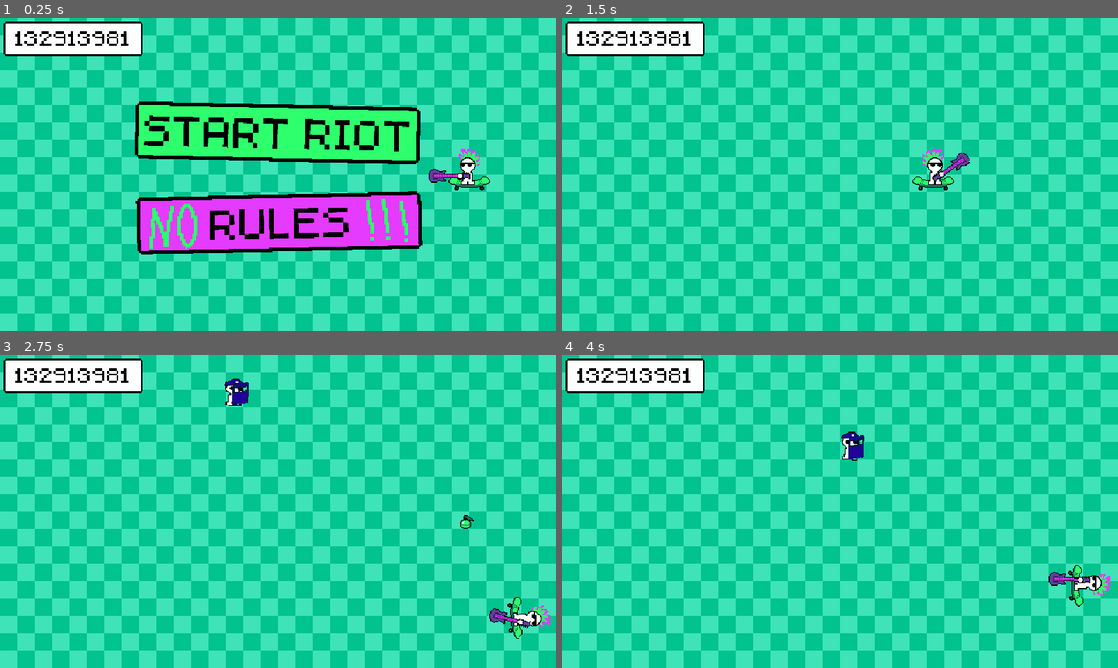
Above: before the commit, frames 1-4 (two rows, left to right).
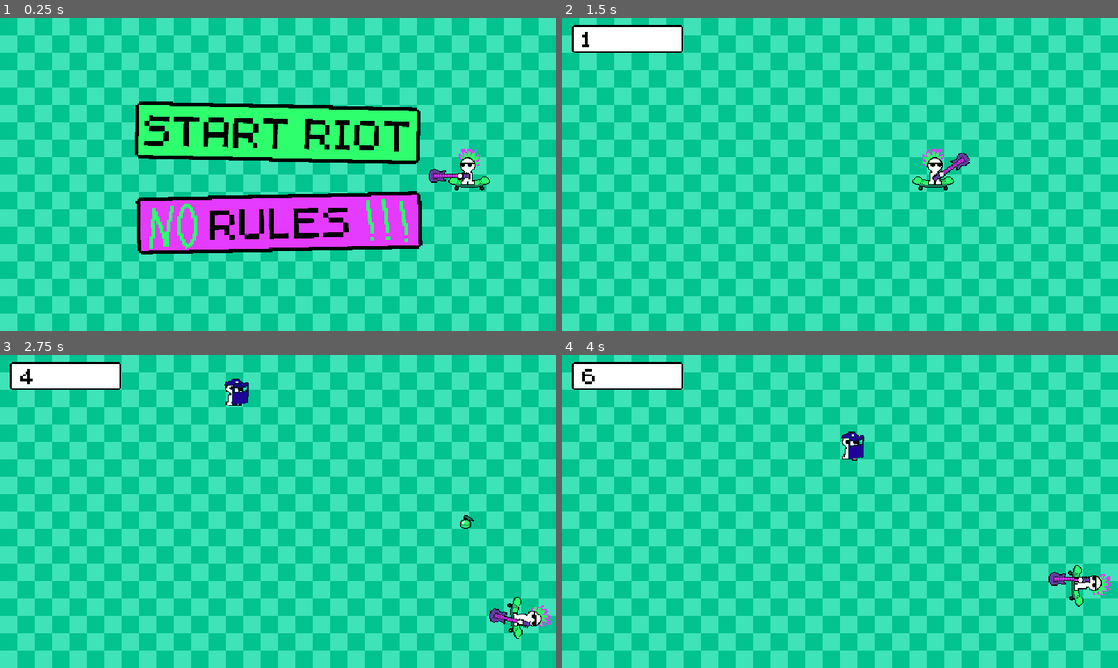
Above: after the commit, the same moments.

Repository: KyleTiley/PlayfulAnarchy
Game: Godot game, scene res://main.tscn
Same seed, same stepped clock (60 frames per second), same inputs: the game is played once before the commit and once after it.
Inputs (mouse positions are in pixels of both pictures, inside the frame that each line leads up to):
- Up to frame 1 (0.25 s): no input
- Up to frame 2 (1.5 s): click "START RIOT" at 0.5 s; move the mouse to (962, 158) at 1.27 s; hold D (right_input) from 1.28 s (still down)
- Up to frame 3 (2.75 s): move the mouse to (166, 527) at 2.02 s; release D (right_input) at 2.03 s; hold S (down_input) from 2.03 s (still down)
- Up to frame 4 (4 s): move the mouse to (895, 442) at 2.77 s; release S (down_input) at 2.78 s; hold D (right_input) 2.78-3.53 s; move the mouse to (812, 574) at 3.52 s; hold W (up_input) from 3.53 s (still down)

The runs differ from the first frame. In frame 1, 2.8% of the frame differs, in the area x 0-26%, y 1-13%; in frame 2, 1.6%; in frame 3, 1.6%; in frame 4, 1.6%.

Commit message:
score basics in

Diff:
--- a/Enemies/Cop.gd
+++ b/Enemies/Cop.gd
@@ -18,6 +18,7 @@
 	if area.get_parent().name == "Guitar":
 		knock_back(area)
 		$Area2D/CollisionShape2D.set_deferred("disabled", true)
+		Game.score += 10
 		await get_tree().create_timer(0.3).timeout
 		self.queue_free()
 	if area.get_parent().name == "Skateboard":
--- a/Enemies/RiotCop.gd
+++ b/Enemies/RiotCop.gd
@@ -23,6 +23,7 @@
 			return
 		knock_back(area)
 		$Area2D/CollisionShape2D.set_deferred("disabled", true)
+		Game.score += 50
 		await get_tree().create_timer(0.3).timeout
 		self.queue_free()
 	if area.get_parent().name == "Skateboard":
--- a/Game.gd
+++ b/Game.gd
@@ -1,4 +1,6 @@
 extends Node2D
+
+var score = 0
 
 signal StartGame
 signal EndGame
--- /dev/null
+++ b/GameUI.gd
@@ -0,0 +1,7 @@
+extends Control
+
+func _ready():
+	$Score/Label.text = str(Game.score)
+
+func _process(_delta):
+	$Score/Label.text = str(Game.score)
--- a/Menu.gd
+++ b/Menu.gd
@@ -2,6 +2,7 @@
 
 func _on_play_button_pressed():
 	self.hide()
+	$"../Game/GameUI".show()
 
 func _on_rules_button_pressed():
 	$Rules.show()
--- a/Player/Player.gd
+++ b/Player/Player.gd
@@ -4,12 +4,17 @@
 var move_speed = 200
 var turn_speed = 4
 var facing = -1
+var count = 0
 
 func _physics_process(delta):
 	if !game_started:
 		return
 	move_local_x(-move_speed*delta)
 	player_movement(delta)
+	count += delta
+	if count > 0.5:
+		Game.score += 1
+		count = 0
 
 func player_movement(_delta):
 	if Input.is_action_pressed("left_input"):
--- a/main.tscn
+++ b/main.tscn
@@ -6,6 +6,7 @@
 [ext_resource type="Script" path="res://Menu.gd" id="4_8g5y1"]
 [ext_resource type="Script" path="res://Enemies/CopSpawner.gd" id="4_arvbg"]
 [ext_resource type="Script" path="res://Enemies/GrenadeSpawner.gd" id="5_1g38f"]
+[ext_resource type="Script" path="res://GameUI.gd" id="6_cgp47"]
 [ext_resource type="Texture2D" uid="uid://ds5nbctcmdhf8" path="res://Assets/ScoreBack.png" id="6_pmsjl"]
 [ext_resource type="Texture2D" uid="uid://dqo8f8ysdp7ko" path="res://Assets/PlayButton1.png" id="7_vdh40"]
 [ext_resource type="Texture2D" uid="uid://ohcuacy1nub4" path="res://Assets/PlayButton2.png" id="8_us1jp"]
@@ -235,10 +236,12 @@
 zoom = Vector2(0.635, 0.635)
 
 [node name="GameUI" type="Control" parent="Game"]
+visible = false
 layout_mode = 3
 anchors_preset = 0
 offset_right = 40.0
 offset_bottom = 40.0
+script = ExtResource("6_cgp47")
 
 [node name="Score" type="Control" parent="Game/GameUI"]
 anchors_preset = 0
@@ -250,21 +253,24 @@
 [node name="TextureRect" type="TextureRect" parent="Game/GameUI/Score"]
 texture_filter = 1
 layout_mode = 0
-offset_right = 40.0
-offset_bottom = 40.0
+offset_left = 7.0
+offset_top = 4.0
+offset_right = 167.0
+offset_bottom = 44.0
+scale = Vector2(0.8, 0.8)
 texture = ExtResource("6_pmsjl")
 
 [node name="Label" type="Label" parent="Game/GameUI/Score"]
 layout_mode = 0
-offset_left = 13.0
-offset_top = 11.0
-offset_right = 2677.0
-offset_bottom = 515.0
+offset_left = 19.0
+offset_top = 12.0
+offset_right = 2128.0
+offset_bottom = 516.0
 scale = Vector2(0.05, 0.05)
 theme_override_colors/font_color = Color(0, 0, 0, 1)
 theme_override_fonts/font = ExtResource("9_feiii")
 theme_override_font_sizes/font_size = 500
-text = "132913981"
+text = "1329139"
 
 [node name="Menu" type="Control" parent="."]
 layout_mode = 3
Not shown: 1 places in main.tscn that only renumber resources
